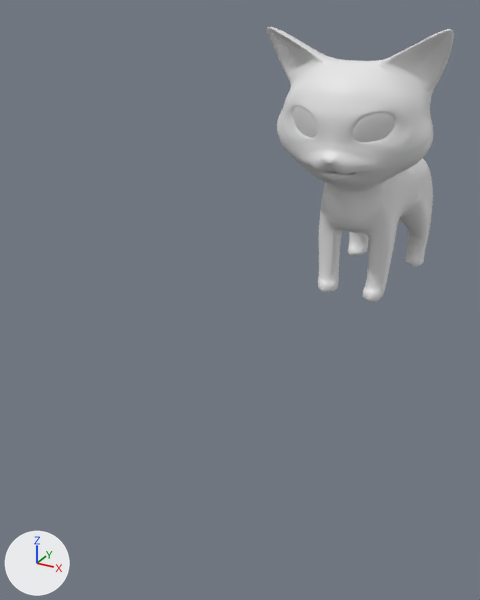
The Blender file Cat_Run.blend: old version first, new version second.
Rendered twice from a 50 mm camera at (10.7, -33.8, 14.1) aimed at (-2.7, -9.5, 1.9). Arrows for +X, +Y and +Z are at lower left; the lights stay in place.

The first picture shows 'Cat'.
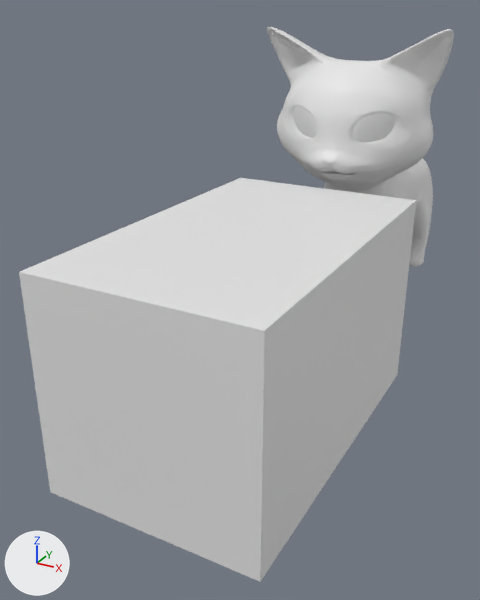
Commit message: First completion of idle lick

Changed parts and their boxes (x1, y1, x2, y2) in the pictures (480 x 600 px):
'Cube', shown: after (19, 178, 416, 582)

The change in detail:
Object 'Cube' (ob_cube) is now shown.
